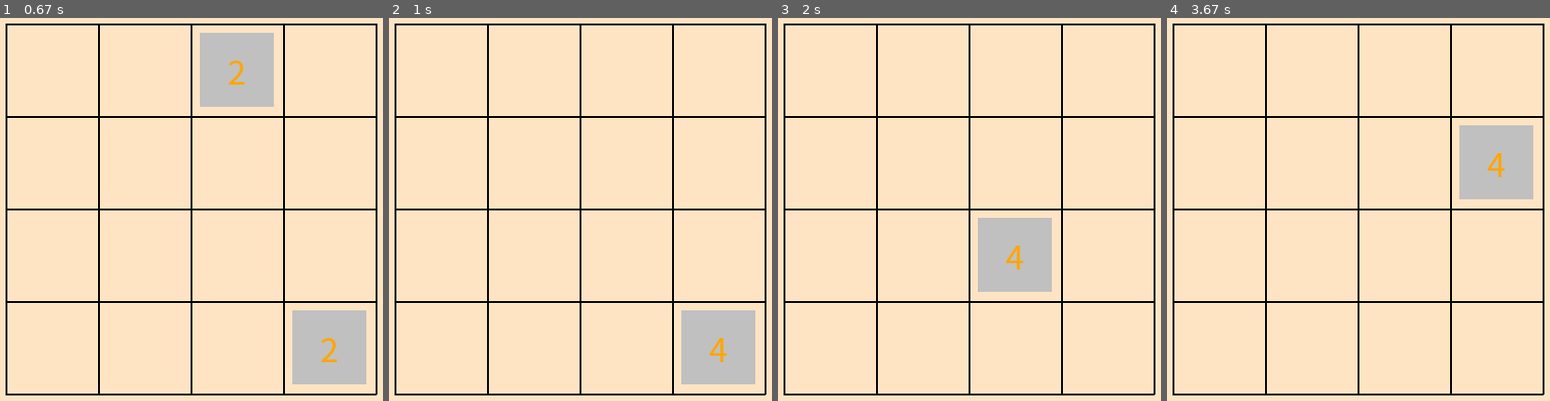
Above: before the commit, frames 1-4 (left to right).
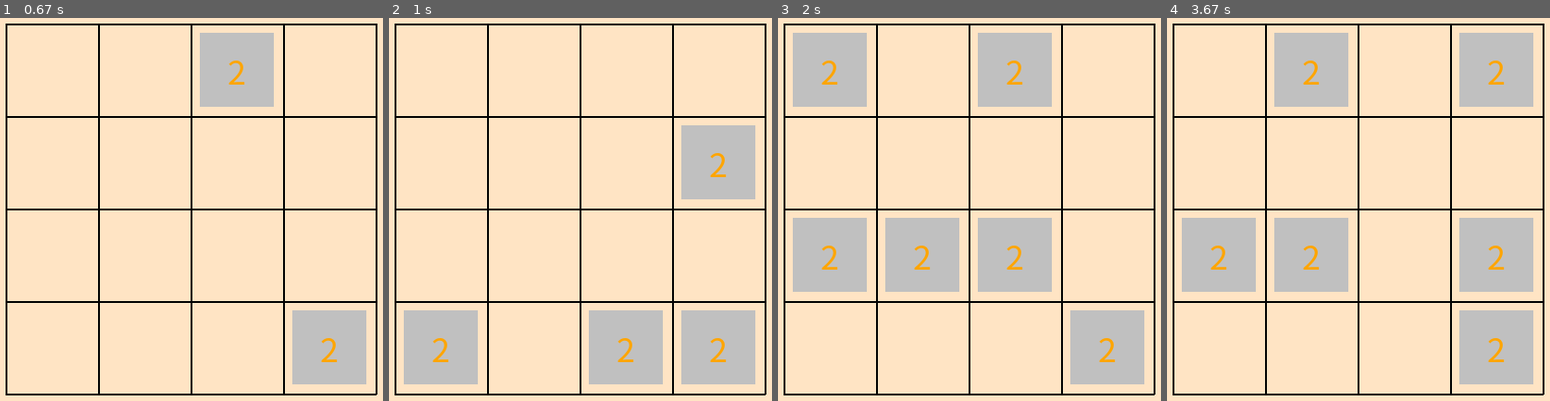
Above: after the commit, the same moments.

Repository: seancheng33/PygameProject
Game: pygame game, started from game2048/game.py
The game is run twice, just before and just after one commit, with the same random seed, the same clock (stepped at 60 frames per second) and the same inputs.
Inputs:
- Up to frame 1 (0.67 s): hold S from 0.33 s (still down); hold Right from 0.33 s (still down)
- Up to frame 2 (1 s): release S at 0.8 s; release Right at 0.8 s
- Up to frame 3 (2 s): hold Up 1.33-1.8 s; tap A at 1.83 s
- Up to frame 4 (3.67 s): tap D at 2.17 s; tap W at 3.57 s

Frame 1 is identical in both runs. In frame 2, 11% of the frame differs, in the area x 3-96%, y 28-96%; in frame 3, 19%; in frame 4, 26%, in the area x 3-96%, y 3-96%.

Commit message:
完善游戏事件

Diff:
--- a/game2048/game.py
+++ b/game2048/game.py
@@ -8,6 +8,14 @@
 
 import pygame
 import sys
+
+
+def add_elem():
+    x = random.randint(0, WINDOW_BLOCK_NUM - 1)
+    y = random.randint(0, WINDOW_BLOCK_NUM - 1)
+
+    if gameArray[x][y] == 0:
+        gameArray[x][y] = 2
 
 COLOR_DICT = {'white': (255, 255, 255),  # 白色
               'ivory': (255, 255, 240),  # 象牙色
@@ -45,15 +53,15 @@
 
 pygame.init()
 screen = pygame.display.set_mode((800, 600))
-pygame.display.set_caption('游戏2048                  ver 0.6 Program By Sean Cheng')
+pygame.display.set_caption('游戏2048                  ver 0.7 Program By Sean Cheng')
 
 tileFont = pygame.font.Font('c:\\windows\\Fonts\\SimHei.ttf', 36)
 
 # 初始化两个开始元素在任意位置。
 random_elem = 0
 while random_elem < 2:
-    x = random.randint(0, WINDOW_BLOCK_NUM-1)
-    y = random.randint(0, WINDOW_BLOCK_NUM-1)
+    x = random.randint(0, WINDOW_BLOCK_NUM - 1)
+    y = random.randint(0, WINDOW_BLOCK_NUM - 1)
 
     if gameArray[x][y] == 0:
         gameArray[x][y] = 2
@@ -102,42 +110,37 @@
                 for i in range(WINDOW_BLOCK_NUM):
                     if i > 0:
                         for j in range(WINDOW_BLOCK_NUM):
-                            if gameArray[i][j] != 0 and gameArray[i-1][j] == 0:
+                            while gameArray[i][j] != 0 and gameArray[i - 1][j] == 0:
                                 gameArray[i - 1][j] = gameArray[i][j]
                                 gameArray[i][j] = 0
-                            elif gameArray[i][j] != 0 and gameArray[i-1][j] == gameArray[i][j]:
-                                gameArray[i - 1][j] += gameArray[i][j]
-                                gameArray[i][j] = 0
+                add_elem()
 
             elif event.key == pygame.K_d or event.key == pygame.K_RIGHT:
                 for i in range(WINDOW_BLOCK_NUM):
                     if i < WINDOW_BLOCK_NUM - 1:
                         for j in range(WINDOW_BLOCK_NUM):
-                            if gameArray[i][j] != 0 and gameArray[i+1][j] == 0:
+                            while gameArray[i][j] != 0 and gameArray[i + 1][j] == 0:
                                 gameArray[i + 1][j] = gameArray[i][j]
                                 gameArray[i][j] = 0
-                            elif gameArray[i][j] != 0 and gameArray[i+1][j] == gameArray[i][j]:
-                                gameArray[i + 1][j] += gameArray[i][j]
-                                gameArray[i][j] = 0
+                add_elem()
+
             elif event.key == pygame.K_w or event.key == pygame.K_UP:
                 for i in range(WINDOW_BLOCK_NUM):
                     for j in range(WINDOW_BLOCK_NUM):
                         if j > 0:
-                            if gameArray[i][j] != 0 and gameArray[i][j-1] == 0:
+                            if gameArray[i][j] != 0 and gameArray[i][j - 1] == 0:
                                 gameArray[i][j - 1] = gameArray[i][j]
                                 gameArray[i][j] = 0
-                            elif gameArray[i][j] != 0 and gameArray[i][j-1] == gameArray[i][j]:
-                                gameArray[i][j-1] += gameArray[i][j]
-                                gameArray[i][j] = 0
+                add_elem()
+
             elif event.key == pygame.K_s or event.key == pygame.K_DOWN:
                 for i in range(WINDOW_BLOCK_NUM):
                     for j in range(WINDOW_BLOCK_NUM):
                         if j < WINDOW_BLOCK_NUM - 1:
-                            if gameArray[i][j] != 0 and gameArray[i][j+1] == 0:
+                            if gameArray[i][j] != 0 and gameArray[i][j + 1] == 0:
                                 gameArray[i][j - 1] = gameArray[i][j]
                                 gameArray[i][j] = 0
-                            elif gameArray[i][j] != 0 and gameArray[i][j+1] == gameArray[i][j]:
-                                gameArray[i][j+1] += gameArray[i][j]
-                                gameArray[i][j] = 0
+                add_elem()
 
     pygame.display.update()
+    pygame.time.Clock().tick(30)
